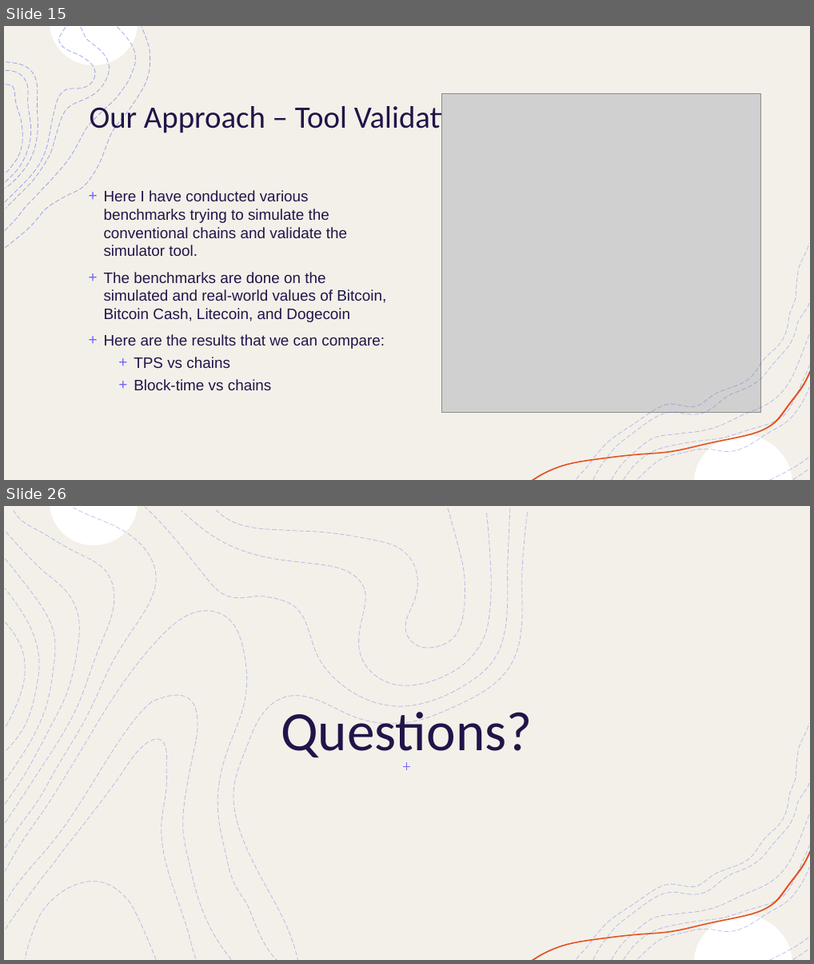
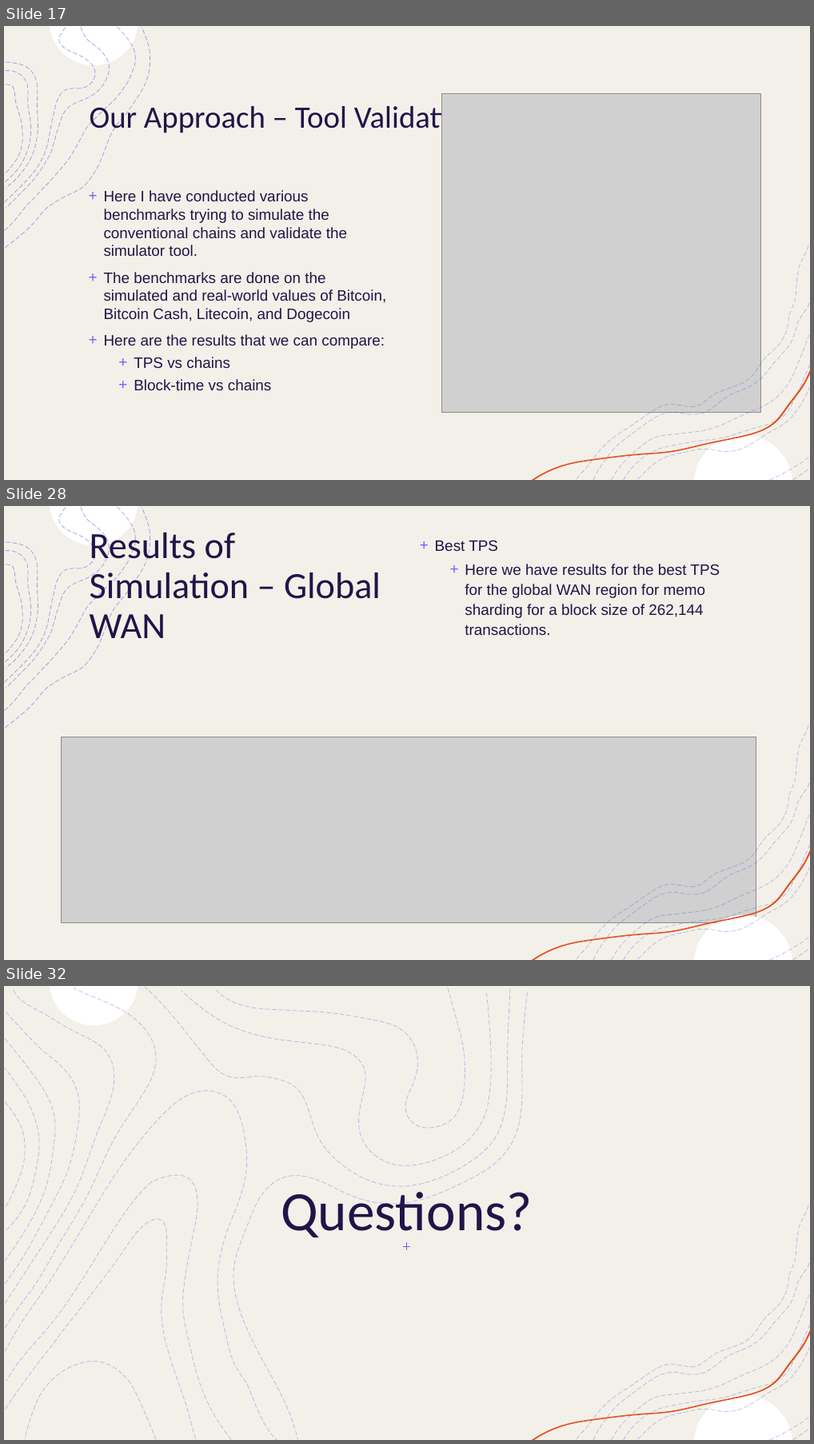
Before and after one commit to OmGandhi091611/Sharding_Simulations, a slide deck: Paper/Final Presentation.pptx. Shown one above the other, each under a label of ours: slides 15 and 26 before the commit, slides 17, 28 and 32 after it; the slides between them are not shown. The pictures are 814x964 and 814x1444 pixels, drawn with LibreOffice and Linux fonts; fonts in the diff are those of the drawing; grey boxes stand for pictures. Boxes give left, top, right and bottom in pixels: in the first picture for what was removed or moved away, otherwise in the second. Text is boxed around its words. In the diff, an @@ line names an element or a change of style, - is before the commit and + after.

```diff
--- a/Paper/Final Presentation.pptx
+++ b/Paper/Final Presentation.pptx
@@ slide 28 added at bbox=[4, 506, 810, 960], background #FFFFFF; not listed: 10 template elements that a slide beside it also shows @@
@@ rectangle added at bbox=[4, 506, 810, 960], fill #FFFFFF, outline #F2F2F2 1 pt @@
@@ rectangle added at bbox=[4, 506, 810, 960], fill #F3F0E9 @@
@@ title added at bbox=[90, 528, 381, 647], 44 pt, text #201449 @@
+Results of Simulation – Global WAN
@@ text added at bbox=[435, 540, 720, 635], 18 pt, text #201449 @@
++ Best TPS
+  + Here we have results for the best TPS for the global WAN region for memo sharding for a block size of 262,144 transactions.
@@ group added at bbox=[5, 506, 150, 728]: 8 freeform shapes @@
@@ picture added at bbox=[61, 736, 757, 923] @@
@@ group added at bbox=[532, 723, 810, 960]: 9 freeform shapes @@
@@ what was slide 15 is now slide 17 @@
@@ what was slide 26 is now slide 32 @@
```
Also in this commit, not shown: 4 slides changed, 10 other slides added, 5 slides removed.
